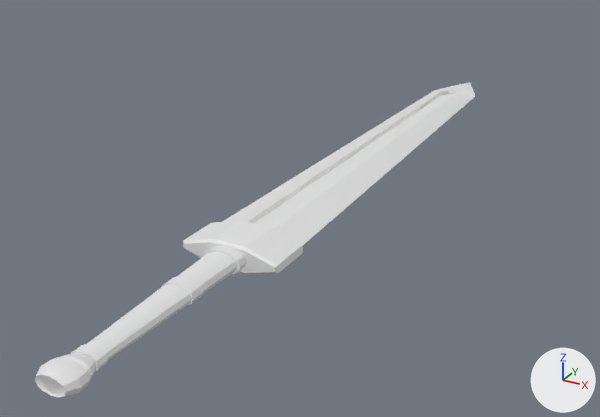
The Blender file Assets/Environment/Models/Broadsword.blend: old version first, new version second.
Rendered twice from a 50 mm camera at (0.531, -0.647, 0.477) aimed at (-0.123, 0.541, -0.117). Lighting does not change. The marker at lower right points along +X, +Y and +Z.
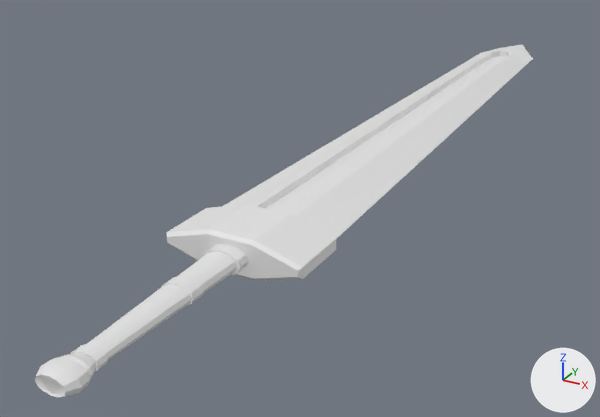
Diff of the bpy script that builds the scene:
```diff
--- a/Assets/Environment/Models/Broadsword.blend.py
+++ b/Assets/Environment/Models/Broadsword.blend.py
@@ me_plane @@
 # used by ob_plane; location = (0.0, 0.43, -0.012); scale = (0.0635, 0.0635, 0.0635)
-me_plane.from_pydata(...)  # 808 vertices, 362 faces; spans x -1.1..1.1, y -9.6..10.3, z -0.1..0.5
+me_plane.from_pydata(...)  # 808 vertices, 362 faces; spans x -1.6..1.6, y -9.6..17.0, z -0.3..0.6
+# me_plane part 1: the loose piece of 17 vertices spanning x -1.1..1.1, y -4.0..10.3, z 0.2..0.4 is scaled about its middle by 1.44, then moved by (0.0, 3.5, 0.0)
+# me_plane part 2: the loose piece of 4 vertices spanning x -0.2..-0.1, y 8.2..8.4, z 0.2..0.4 is moved by (-0.1, 5.8, 0.1)
+# me_plane part 3: the loose piece of 4 vertices spanning x -0.1..0.1, y 8.4, z 0.2..0.4 is moved by (0.0, 5.8, 0.1)
+# me_plane part 4: the loose piece of 6 vertices spanning x -0.4..0.4, y -4.0..8.4, z 0.2 is scaled about its middle by (1.44, 1.44, 1), then moved by (0.0, 3.1, 0.0)
+# me_plane part 5: the loose piece of 32 vertices spanning x -1.1..1.1, y -4.7..-3.6, z -0.1..0.5 is scaled about its middle by 1.44, then moved by (0.0, 0.3, 0.0)
+# me_plane part 6: 16 of 808 vertices moved; they spanned x -0.4..0.4, y -4.0..8.2, z 0.0..0.4 and now span x -0.5..0.5, y -3.6..13.9, z -0.1..0.4; mean shift (0.0, 3.1, 0.0); largest move (-0.2, 8.2, 0.4) -> (-0.3, 13.9, 0.4)
 me_plane.materials.append(mat_broadsword)
```

Pixel boxes (x1, y1, x2, y2) of what changed, in the pictures (600 x 417 px; the box of a moved part takes in the faces that stretch with it):
'Plane', reshaped (13% wider, 12% taller)
    before: (35, 82, 475, 398)
    after: (35, 45, 533, 398)
part 1 of me_plane, moved or reshaped
    before: (222, 82, 475, 245)
    after: (224, 45, 533, 239)
part 2 of me_plane, moved or reshaped
    before: (442, 90, 449, 95)
    after: (491, 51, 500, 57)
part 3 of me_plane, moved or reshaped
    before: (449, 90, 454, 94)
    after: (500, 51, 507, 57)
part 4 of me_plane, moved or reshaped
    before: (253, 94, 454, 229)
    after: (266, 56, 506, 217)
part 5 of me_plane, moved or reshaped
    before: (183, 220, 303, 275)
    after: (166, 204, 336, 281)
part 6 of me_plane, moved or reshaped
    before: (248, 91, 442, 223)
    after: (258, 53, 492, 208)
